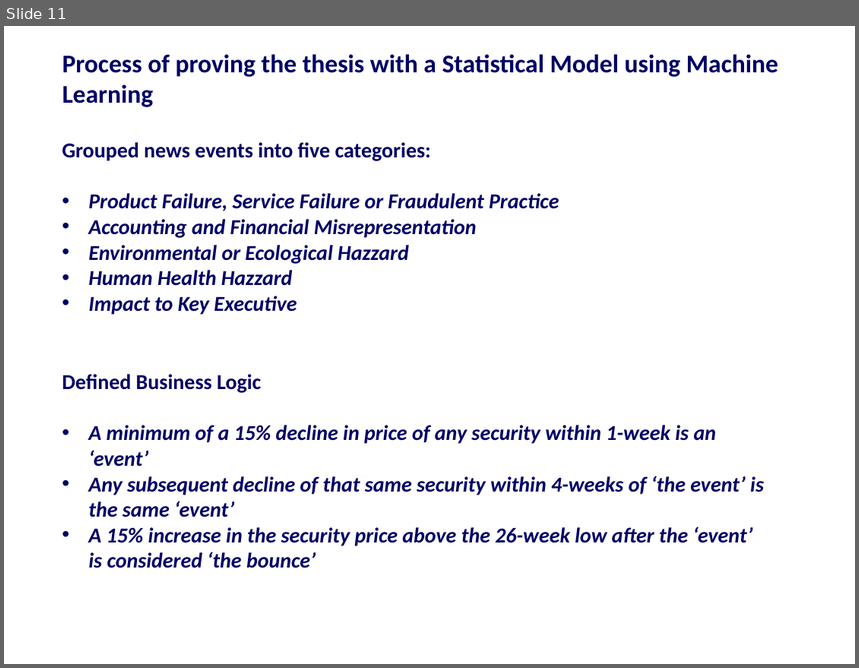
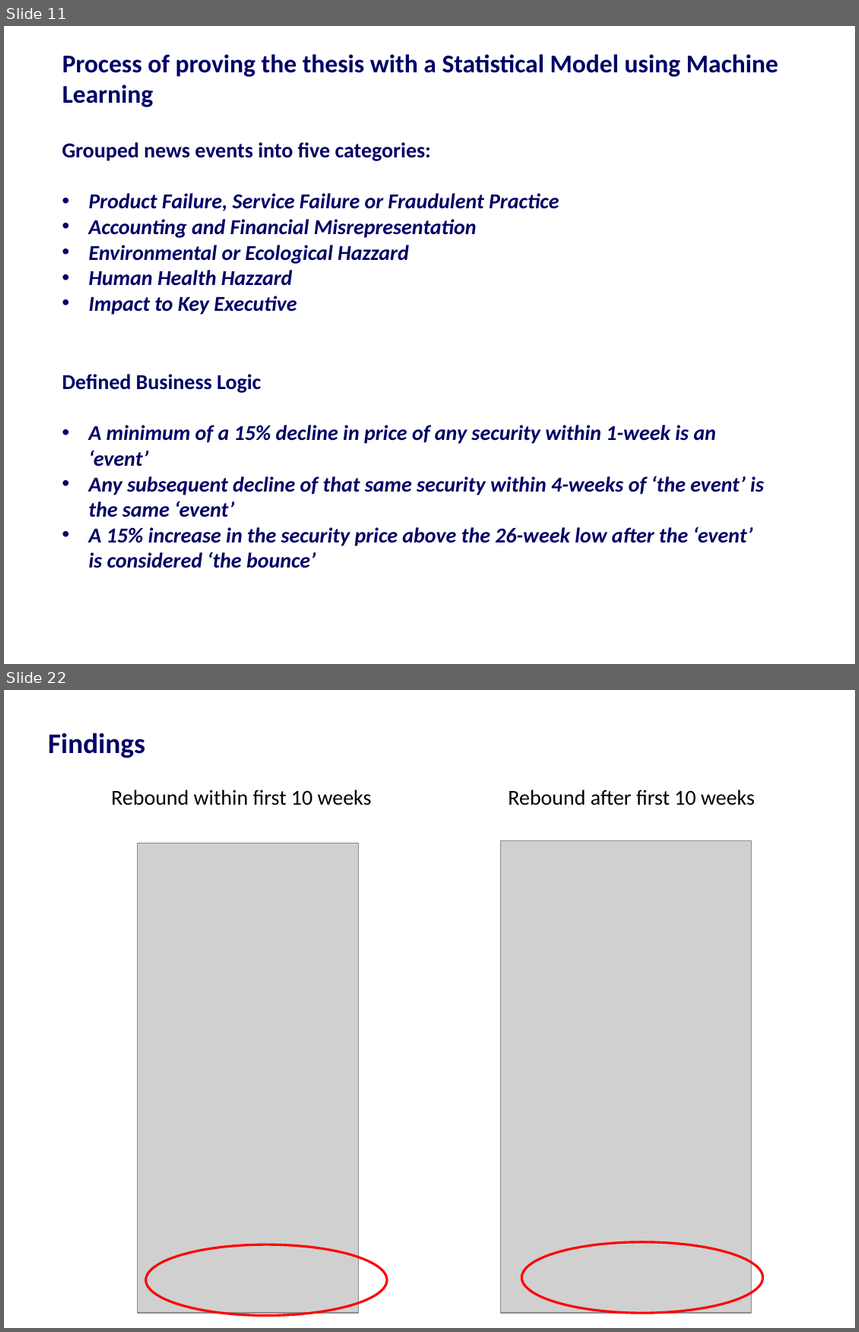
Before and after one commit to harshil753/Bounce_Back, a slide deck: Bounce_Back 24012018v1.pptx. Shown one above the other, each under a label of ours: slide 11 before the commit, slides 11 and 22 after it; the slides between them are not shown. The pictures are 859x668 and 859x1332 pixels, drawn with LibreOffice and Linux fonts; fonts in the diff are those of the drawing; grey boxes stand for pictures. Boxes give left, top, right and bottom in pixels: in the first picture for what was removed or moved away, otherwise in the second. Text is boxed around its words. In the diff, an @@ line names an element or a change of style, - is before the commit and + after.

```diff
--- a/Bounce_Back 24012018v1.pptx
+++ b/Bounce_Back 24012018v1.pptx
@@ slide 22 added at bbox=[4, 690, 855, 1328], background #FFFFFF @@
@@ title added at bbox=[48, 733, 145, 758], 24 pt, text #000066, bold @@
+Findings
@@ text added at bbox=[111, 790, 372, 806], 18 pt, text #000000 @@
+Rebound within first 10 weeks
@@ text added at bbox=[508, 790, 755, 806], 18 pt, text #000000 @@
+Rebound after first 10 weeks
@@ picture added at bbox=[138, 844, 359, 1313] @@
@@ picture added at bbox=[500, 840, 751, 1313] @@
@@ ellipse added at bbox=[146, 1245, 387, 1315], outline #FF0000 2 pt @@
@@ ellipse added at bbox=[522, 1243, 762, 1313], outline #FF0000 2 pt @@
```
Also in this commit, not shown: 10 other slides added, 4 slides removed, 6 other files.
